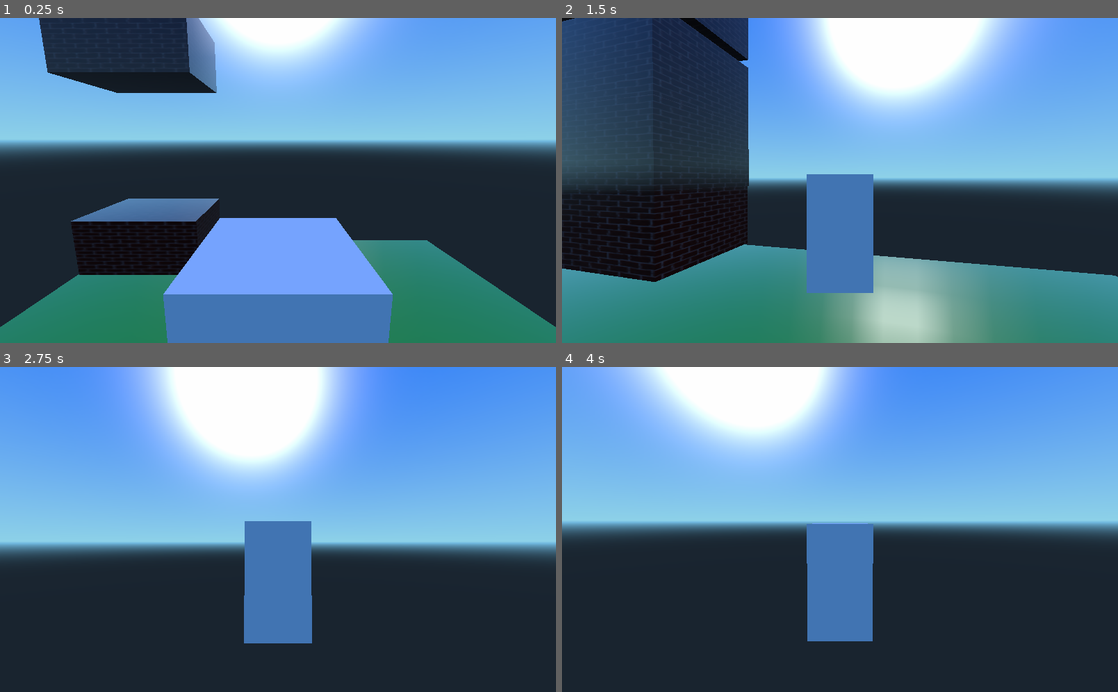
Above: before the commit, frames 1-4 (two rows, left to right).
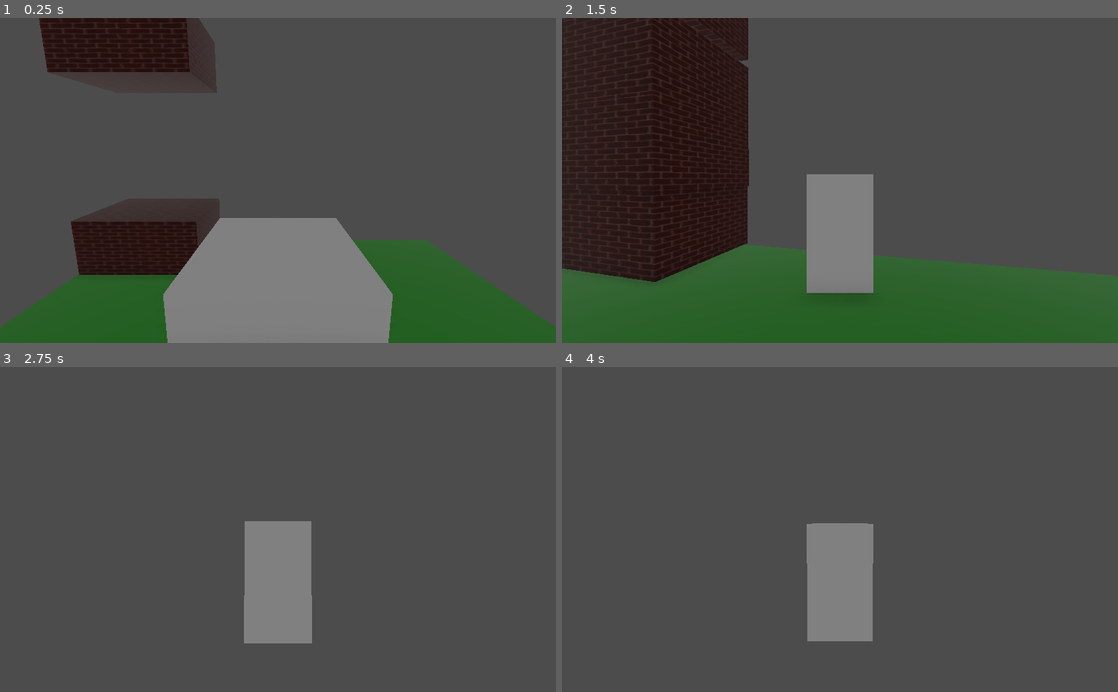
Above: after the commit, the same moments.

Repository: Bubbers/BubbaIllegalContructionInc
Game: Godot game, scene res://Main.tscn
Same seed, same stepped clock (60 frames per second), same inputs: the game is played once before the commit and once after it.
Inputs (mouse positions are in pixels of both pictures, inside the frame that each line leads up to):
- Up to frame 1 (0.25 s): no input
- Up to frame 2 (1.5 s): move the mouse to (867, 180) at 0.52 s; hold W (forward) from 0.53 s (still down); tap E (interact) at 0.6, 1.35 s; tap Space (jump) at 0.77 s; move the mouse to (812, 180) at 1.27 s
- Up to frame 3 (2.75 s): keep holding W (forward); tap Space (jump) at 1.52 s; move the mouse to (289, 523) at 2.02 s; tap E (interact) at 2.1 s
- Up to frame 4 (4 s): keep holding W (forward); tap Enter at 2.75 s; move the mouse to (834, 536) at 2.77 s; tap E (interact) at 2.85, 3.6 s; tap Space (jump) at 3.02, 3.5, 3.77 s; move the mouse to (878, 532) at 3.52 s

The runs differ from the first frame. In frame 1, 98% of the frame differs, in the area x 0-100%, y 0-100%; in frame 2, 96%; in frame 3, 100%; in frame 4, 100%.

Commit message:
Added world environment to remove blueish color

Diff:
--- a/Main.tscn
+++ b/Main.tscn
@@ -69,6 +69,85 @@
 
 extents = Vector3( 1, 1, 1 )
 
+[sub_resource type="Environment" id=4]
+
+background_mode = 0
+background_sky_custom_fov = 0.0
+background_color = Color( 0, 0, 0, 1 )
+background_energy = 1.0
+background_canvas_max_layer = 0
+ambient_light_color = Color( 0.501961, 0.501961, 0.501961, 1 )
+ambient_light_energy = 1.0
+ambient_light_sky_contribution = 1.0
+fog_enabled = false
+fog_color = Color( 0.5, 0.6, 0.7, 1 )
+fog_sun_color = Color( 1, 0.9, 0.7, 1 )
+fog_sun_amount = 0.0
+fog_depth_enabled = true
+fog_depth_begin = 10.0
+fog_depth_curve = 1.0
+fog_transmit_enabled = false
+fog_transmit_curve = 1.0
+fog_height_enabled = false
+fog_height_min = 0.0
+fog_height_max = 100.0
+fog_height_curve = 1.0
+tonemap_mode = 0
+tonemap_exposure = 1.0
+tonemap_white = 1.0
+auto_exposure_enabled = false
+auto_exposure_scale = 0.4
+auto_exposure_min_luma = 0.05
+auto_exposure_max_luma = 8.0
+auto_exposure_speed = 0.5
+ss_reflections_enabled = false
+ss_reflections_max_steps = 64
+ss_reflections_fade_in = 0.15
+ss_reflections_fade_out = 2.0
+ss_reflections_depth_tolerance = 0.2
+ss_reflections_roughness = true
+ssao_enabled = true
+ssao_radius = 1.0
+ssao_intensity = 1.0
+ssao_radius2 = 0.0
+ssao_intensity2 = 1.0
+ssao_bias = 0.01
+ssao_light_affect = 0.0
+ssao_color = Color( 0, 0, 0, 1 )
+ssao_quality = 0
+ssao_blur = 3
+ssao_edge_sharpness = 4.0
+dof_blur_far_enabled = false
+dof_blur_far_distance = 10.0
+dof_blur_far_transition = 5.0
+dof_blur_far_amount = 0.1
+dof_blur_far_quality = 1
+dof_blur_near_enabled = false
+dof_blur_near_distance = 2.0
+dof_blur_near_transition = 1.0
+dof_blur_near_amount = 0.1
+dof_blur_near_quality = 1
+glow_enabled = false
+glow_levels/1 = false
+glow_levels/2 = false
+glow_levels/3 = true
+glow_levels/4 = false
+glow_levels/5 = true
+glow_levels/6 = false
+glow_levels/7 = false
+glow_intensity = 0.8
+glow_strength = 1.0
+glow_bloom = 0.0
+glow_blend_mode = 2
+glow_hdr_threshold = 1.0
+glow_hdr_scale = 2.0
+glow_bicubic_upscale = false
+adjustment_enabled = false
+adjustment_brightness = 1.0
+adjustment_contrast = 1.0
+adjustment_saturation = 1.0
+_sections_unfolded = [ "SSAO" ]
+
 [node name="Main" type="Node" index="0"]
 
 script = ExtResource( 1 )
@@ -135,4 +214,8 @@
 
 transform = Transform( 1, 0, 0, 0, 1, 0, 0, 0, 1, -7.78806, 16.0758, -11.818 )
 
+[node name="WorldEnvironment" type="WorldEnvironment" parent="." index="8"]
+
+environment = SubResource( 4 )
+
 [connection signal="win" from="WinCollision" to="." method="_on_WinCollision_win"]
Not shown: 1 places in Main.tscn that only renumber resources
